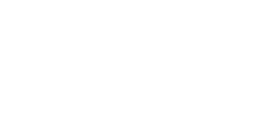
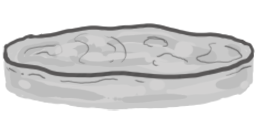
Revision of a layered 256px x 128px image; what changed, layer by layer:
hid "petri copy" over (2, 23, 255, 111)
showed "fillingOutline", painted on it over (2, 23, 255, 87)
showed "filling", painted on it over (3, 25, 255, 111)
